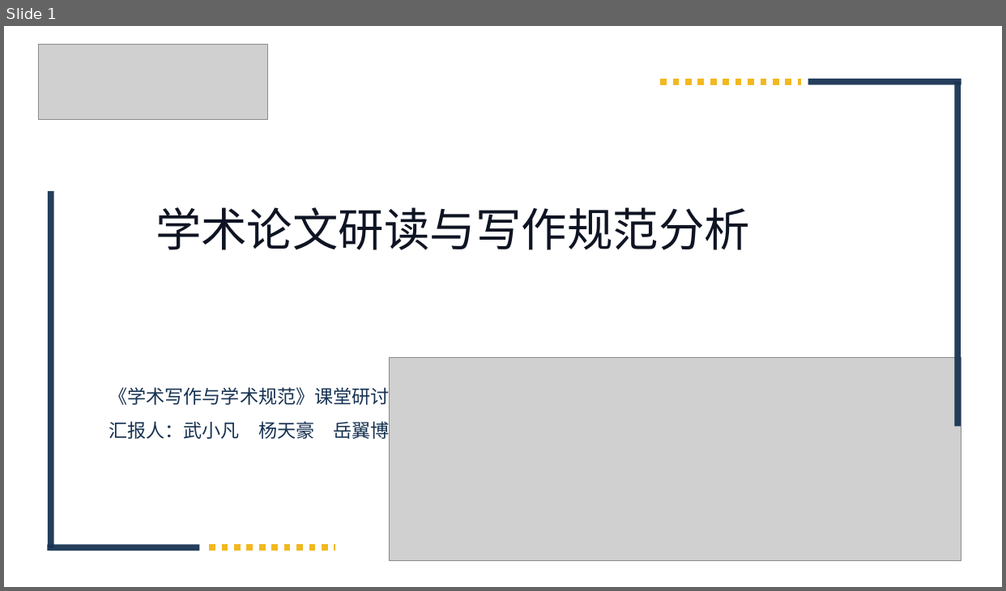
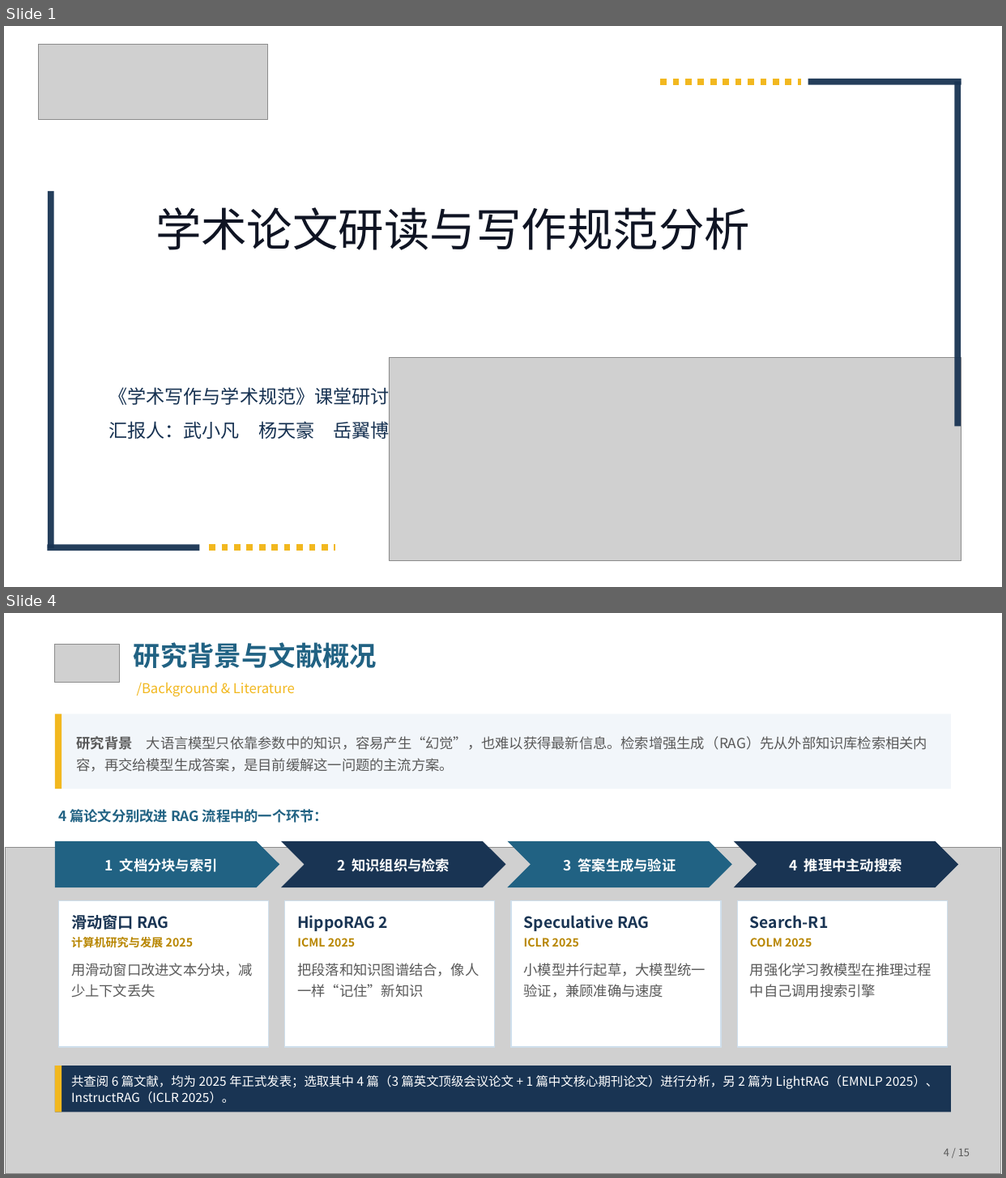
Before and after one commit to obiyeuy/tmp, a slide deck: 学术论文研读与写作规范分析-课堂研讨.pptx. Shown one above the other, each under a label of ours: slide 1 before the commit, slides 1 and 4 after it; the slides between them are not shown. The pictures are 1006x591 and 1006x1178 pixels, drawn with LibreOffice and Linux fonts; fonts in the diff are those of the drawing; grey boxes stand for pictures; background and template pictures are left out. Boxes give left, top, right and bottom in pixels: in the first picture for what was removed or moved away, otherwise in the second. Text is boxed around its words. In the diff, an @@ line names an element or a change of style, - is before the commit and + after.

```diff
--- a/学术论文研读与写作规范分析-课堂研讨.pptx
+++ b/学术论文研读与写作规范分析-课堂研讨.pptx
@@ slide 4 added at (x1=4, y1=613, x2=1002, y2=1174), background #FFFFFF @@
@@ picture added at (x1=55, y1=645, x2=119, y2=683) @@
@@ text added at (x1=134, y1=642, x2=377, y2=668), 26 pt, text #216283, bold @@
+研究背景与文献概况
@@ text added at (x1=137, y1=682, x2=295, y2=696), 13 pt, text #F2B81F @@
+/Background & Literature
@@ rectangle added at (x1=55, y1=714, x2=951, y2=789), fill #F2F6FA @@
@@ rectangle added at (x1=55, y1=714, x2=62, y2=789), fill #F2B81F @@
@@ text added at (x1=77, y1=736, x2=927, y2=772), 13.5 pt, text #595959 @@
+研究背景 大语言模型只依靠参数中的知识，容易产生“幻觉”，也难以获得最新信息。检索增强生成（RAG）先从外部知识库检索相关内容，再交给模型生成答案，是目前缓解这一问题的主流方案。
@@ text added at (x1=58, y1=809, x2=328, y2=823), 13.5 pt, text #216283, bold @@
+4 篇论文分别改进 RAG 流程中的一个环节：
@@ picture added at (x1=6, y1=847, x2=1001, y2=1174) @@
@@ pentagon arrow added at (x1=55, y1=841, x2=279, y2=888), fill #216283, 13.5 pt, text #FFFFFF, bold @@
+1 文档分块与索引
@@ chevron added at (x1=281, y1=841, x2=505, y2=888), fill #193453, 13.5 pt, text #FFFFFF, bold @@
+2 知识组织与检索
@@ chevron added at (x1=507, y1=841, x2=731, y2=888), fill #216283, 13.5 pt, text #FFFFFF, bold @@
+3 答案生成与验证
@@ chevron added at (x1=734, y1=841, x2=958, y2=888), fill #193453, 13.5 pt, text #FFFFFF, bold @@
+4 推理中主动搜索
@@ rectangle added at (x1=58, y1=901, x2=268, y2=1047), fill #FFFFFF, outline #CFDFEC 1 pt @@
@@ rectangle added at (x1=285, y1=901, x2=494, y2=1047), fill #FFFFFF, outline #CFDFEC 1 pt @@
@@ rectangle added at (x1=512, y1=901, x2=721, y2=1047), fill #FFFFFF, outline #CFDFEC 1 pt @@
@@ rectangle added at (x1=738, y1=901, x2=948, y2=1047), fill #FFFFFF, outline #CFDFEC 1 pt @@
@@ text added at (x1=71, y1=914, x2=253, y2=998), 13.5 pt, text #595959, bold @@
+滑动窗口 RAG
+计算机研究与发展 2025
+用滑动窗口改进文本分块，减少上下文丢失
@@ text added at (x1=297, y1=915, x2=479, y2=998), 13.5 pt, text #595959 @@
+HippoRAG 2
+ICML 2025
+把段落和知识图谱结合，像人一样“记住”新知识
@@ text added at (x1=524, y1=915, x2=705, y2=998), 13.5 pt, text #595959 @@
+Speculative RAG
+ICLR 2025
+小模型并行起草，大模型统一验证，兼顾准确与速度
@@ text added at (x1=750, y1=915, x2=931, y2=998), 13.5 pt, text #595959 @@
+Search-R1
+COLM 2025
+用强化学习教模型在推理过程中自己调用搜索引擎
@@ rectangle added at (x1=55, y1=1066, x2=951, y2=1112), fill #193453, 12 pt, text #FFFFFF @@
+共查阅 6 篇文献，均为 2025 年正式发表；选取其中 4 篇（3 篇英文顶级会议论文 + 1 篇中文核心期刊论文）进行分析，另 2 篇为 LightRAG（EMNLP 2025）、InstructRAG（ICLR 2025）。
@@ rectangle added at (x1=55, y1=1066, x2=62, y2=1112), fill #F2B81F @@
@@ text added at (x1=944, y1=1148, x2=970, y2=1157), 10 pt, text #595959 @@
+4 / 15
```
Also in this commit, not shown: 2 slides changed, 10 other slides added, 9 slides removed.
